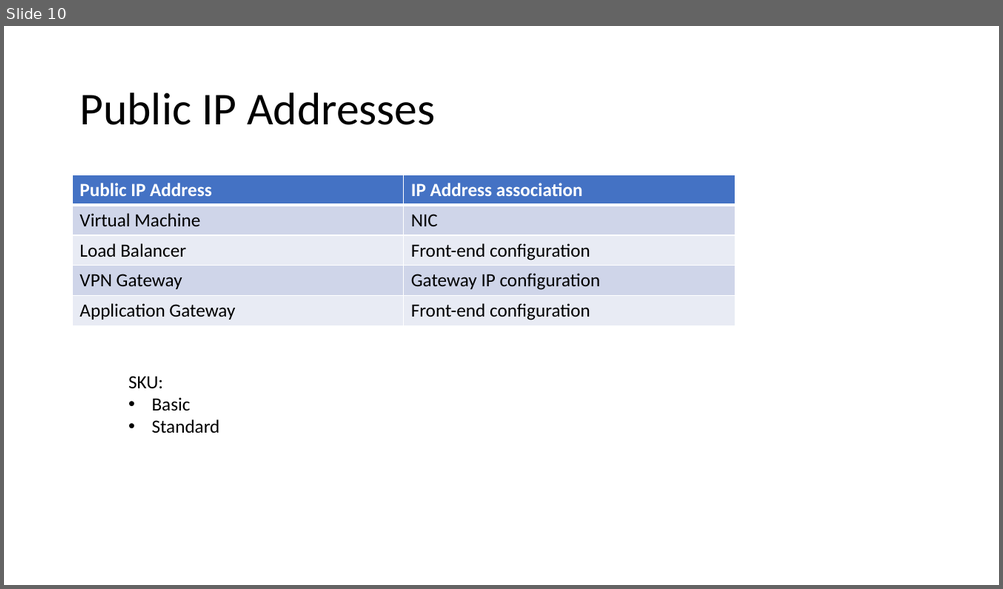
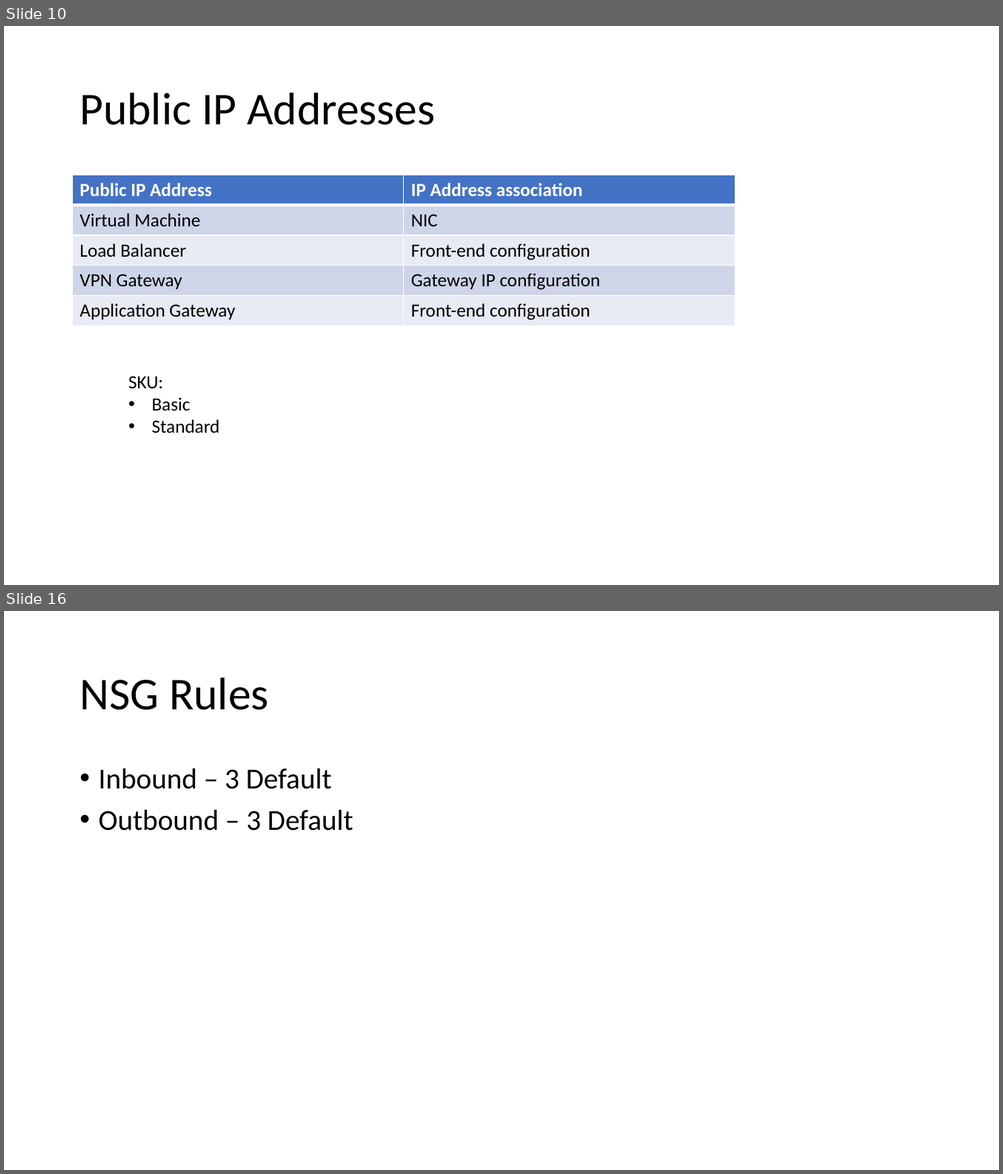
Before and after one commit to ayushrathi15/9July-AZ104, a slide deck: Virtual Networks.pptx. Shown one above the other, each under a label of ours: slide 10 before the commit, slides 10 and 16 after it; the slides between them are not shown. The pictures are 1003x589 and 1003x1174 pixels, drawn with LibreOffice and Linux fonts; fonts in the diff are those of the drawing. Boxes give left, top, right and bottom in pixels: in the first picture for what was removed or moved away, otherwise in the second. Text is boxed around its words. In the diff, an @@ line names an element or a change of style, - is before the commit and + after.

```diff
--- a/Virtual Networks.pptx
+++ b/Virtual Networks.pptx
@@ slide 16 added at (4,611,999,1170), background #FFFFFF @@
@@ title added at (79,678,269,710), 44 pt, text #000000 @@
+NSG Rules
@@ text added at (99,768,353,831), 28 pt, text #000000 @@
+• Inbound – 3 Default
+• Outbound – 3 Default
```
Also in this commit, not shown: 4 other slides added.
